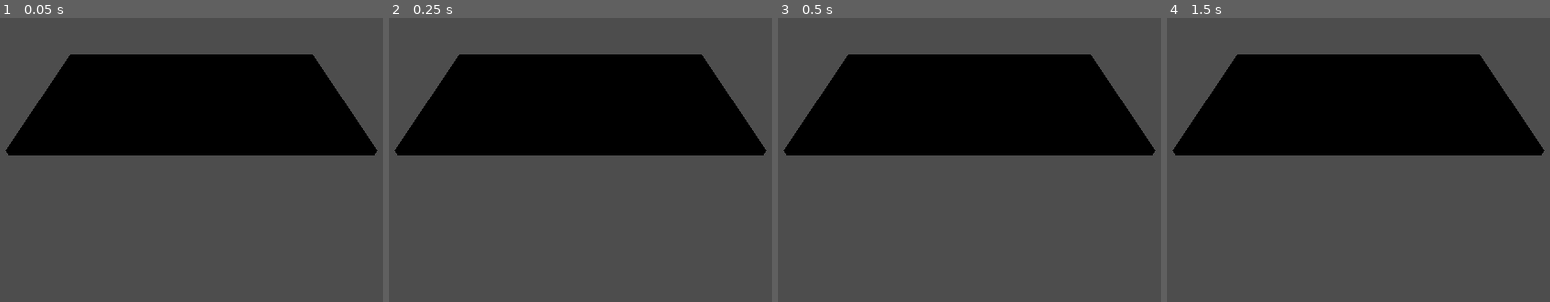
Above: before the commit, frames 1-4 (left to right).
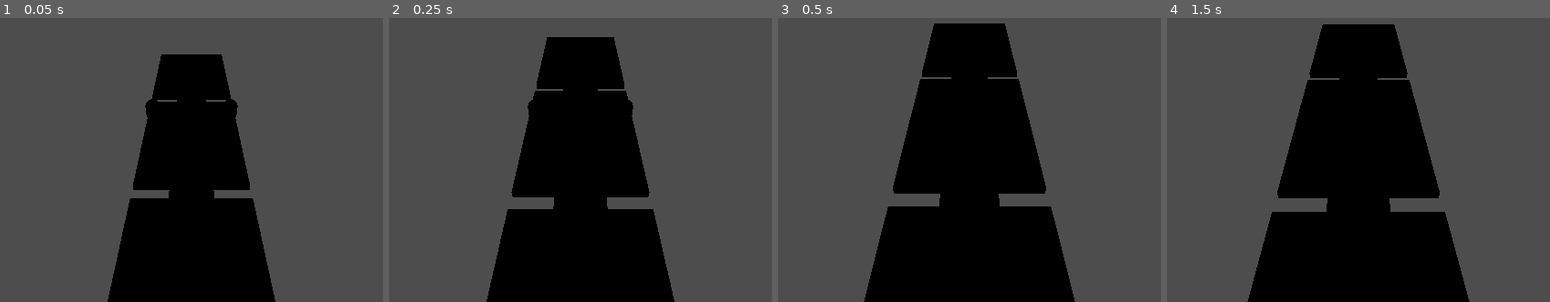
Above: after the commit, the same moments.

Repository: samgosper-commits/project-stone
Game: Godot game, scene res://stages/runaway_train/runaway_train.tscn
The game is run twice, just before and just after one commit, with the same random seed, the same clock (stepped at 60 frames per second) and the same inputs.
Inputs:
- Up to frame 1 (0.05 s): no input
- Up to frame 2 (0.25 s): no input
- Up to frame 3 (0.5 s): no input
- Up to frame 4 (1.5 s): tap Enter at 1.25 s

The runs differ from the first frame. In frame 1, 39% of the frame differs, in the area x 1-99%, y 12-100%; in frame 2, 41%; in frame 3, 43%; in frame 4, 44%, in the area x 1-99%, y 2-100%.

Commit message:
Build prototype: game/stages/runaway_train/runaway_train.tscn

Diff:
--- a/game/stages/runaway_train/runaway_train.tscn
+++ b/game/stages/runaway_train/runaway_train.tscn
@@ -1,13 +1,75 @@
-[gd_scene load_steps=2 format=3]
+[gd_scene load_steps=11 format=3]
 
-[sub_resource type="BoxMesh" id="BoxMesh_floor"]
-size = Vector3(24, 0.5, 12)
+[ext_resource path="res://scripts/shared_arena_camera.gd" type="Script" id="1"]
+[ext_resource path="res://scripts/player_spawner.gd" type="Script" id="2"]
+[ext_resource path="res://characters/prototype_player.tscn" type="PackedScene" id="3"]
+
+[sub_resource type="BoxMesh" id="CarMesh"]
+size = Vector3(8, 0.5, 10)
+
+[sub_resource type="BoxShape3D" id="CarShape"]
+size = Vector3(8, 0.5, 10)
+
+[sub_resource type="StandardMaterial3D" id="CargoMat"]
+albedo_color = Color(0.55, 0.22, 0.12, 1)
+
+[sub_resource type="StandardMaterial3D" id="PassengerMat"]
+albedo_color = Color(0.12, 0.30, 0.55, 1)
+
+[sub_resource type="StandardMaterial3D" id="EngineMat"]
+albedo_color = Color(0.18, 0.18, 0.20, 1)
+
+[sub_resource type="BoxMesh" id="ConnectorMesh"]
+size = Vector3(3, 0.35, 2)
+
+[sub_resource type="BoxShape3D" id="ConnectorShape"]
+size = Vector3(3, 0.35, 2)
 
 [node name="RunawayTrain" type="Node3D"]
 
-[node name="GreyboxFloor" type="MeshInstance3D" parent="."]
-mesh = SubResource("BoxMesh_floor")
+[node name="Cargo" type="StaticBody3D" parent="."]
+position = Vector3(0, 0, 11)
+[node name="Mesh" type="MeshInstance3D" parent="Cargo"]
+mesh = SubResource("CarMesh")
+material_override = SubResource("CargoMat")
+[node name="Collision" type="CollisionShape3D" parent="Cargo"]
+shape = SubResource("CarShape")
 
-[node name="PrototypeCamera" type="Camera3D" parent="."]
-transform = Transform3D(1, 0, 0, 0, 0.766044, 0.642788, 0, -0.642788, 0.766044, 0, 14, 17)
-current = true
+[node name="Passenger" type="StaticBody3D" parent="."]
+[node name="Mesh" type="MeshInstance3D" parent="Passenger"]
+mesh = SubResource("CarMesh")
+material_override = SubResource("PassengerMat")
+[node name="Collision" type="CollisionShape3D" parent="Passenger"]
+shape = SubResource("CarShape")
+
+[node name="Engine" type="StaticBody3D" parent="."]
+position = Vector3(0, 0, -11)
+[node name="Mesh" type="MeshInstance3D" parent="Engine"]
+mesh = SubResource("CarMesh")
+material_override = SubResource("EngineMat")
+[node name="Collision" type="CollisionShape3D" parent="Engine"]
+shape = SubResource("CarShape")
+
+[node name="RearConnector" type="StaticBody3D" parent="."]
+position = Vector3(0, 0, 5.5)
+[node name="Mesh" type="MeshInstance3D" parent="RearConnector"]
+mesh = SubResource("ConnectorMesh")
+[node name="Collision" type="CollisionShape3D" parent="RearConnector"]
+shape = SubResource("ConnectorShape")
+
+[node name="FrontConnector" type="StaticBody3D" parent="."]
+position = Vector3(0, 0, -5.5)
+[node name="Mesh" type="MeshInstance3D" parent="FrontConnector"]
+mesh = SubResource("ConnectorMesh")
+[node name="Collision" type="CollisionShape3D" parent="FrontConnector"]
+shape = SubResource("ConnectorShape")
+
+[node name="PlayerSpawner" type="Node3D" parent="."]
+position = Vector3(0, 0.75, 0)
+script = ExtResource("2")
+player_scene = ExtResource("3")
+local_player_count = 4
+
+[node name="SharedArenaCamera" type="Camera3D" parent="."]
+position = Vector3(0, 16, 18)
+script = ExtResource("1")
